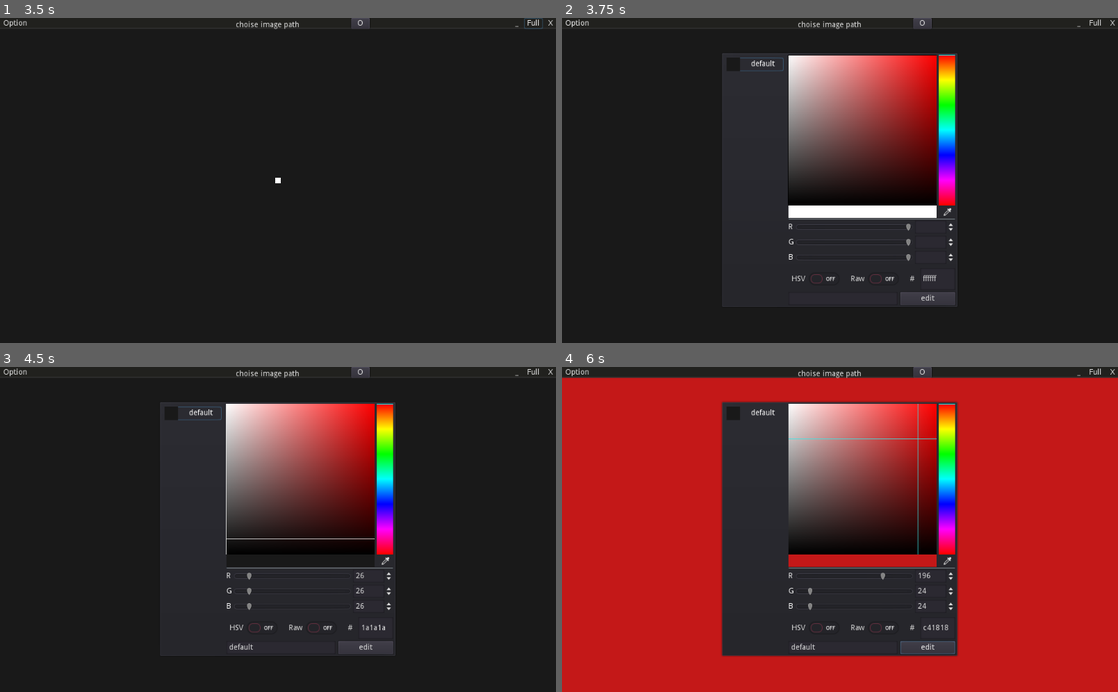
Above: before the commit, frames 1-4 (two rows, left to right).
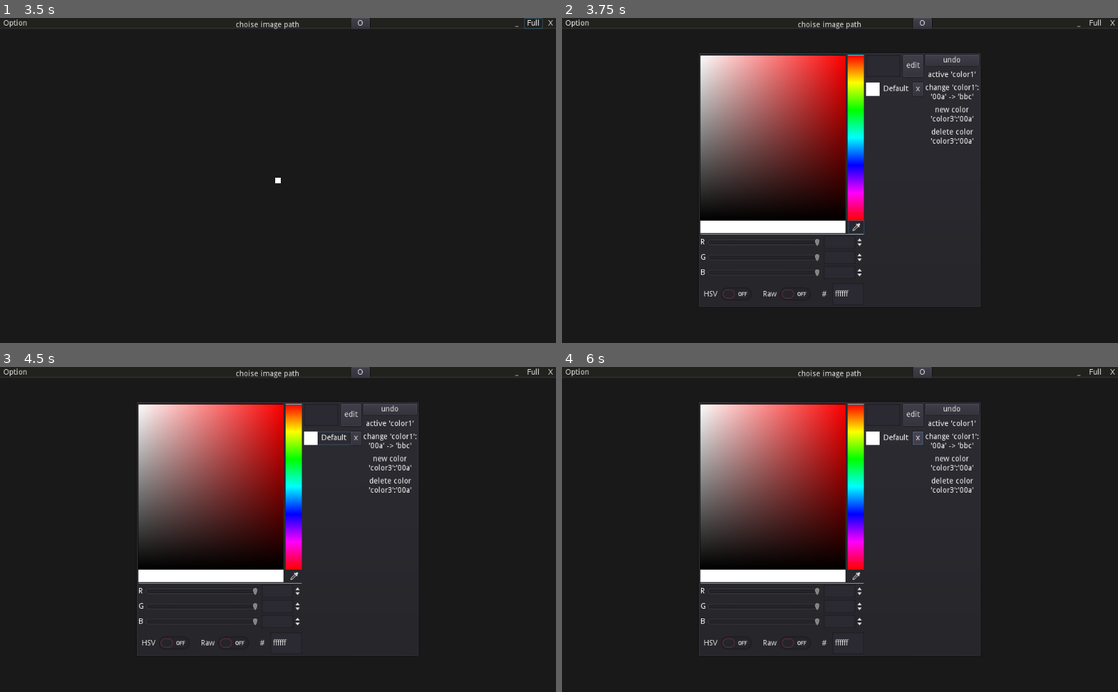
Above: after the commit, the same moments.

Repository: hpn33/manga-reader-by-godot-
Game: Godot game, scene res://scene/Main.tscn
The game is run twice, just before and just after one commit, with the same random seed, the same clock (stepped at 60 frames per second) and the same inputs.
Inputs (mouse positions are in pixels of both pictures, inside the frame that each line leads up to; where the layout moved, square brackets give the same spot in the first picture):
- Up to frame 1 (3.5 s): click "choise image path" at 0.5 s; click "O" at 1.25 s; click "_" at 2 s; click "Full" at 2.75 s
- Up to frame 2 (3.75 s): click "Option" at 3.5 s
- Up to frame 3 (4.5 s): click (333, 438) [194, 412] at 4.25 s
- Up to frame 4 (6 s): click "edit" at 5 s; click (917, 438) at 5.75 s, where only the run after the commit has a clickable "x"

Frame 1 is identical in both runs. In frame 2, 24% of the frame differs, in the area x 24-76%, y 10-89%; in frame 3, 23%; in frame 4, 85%, in the area x 0-100%, y 3-100%.
Error in both runs: Trying to assign value of type 'MenuButton' to a variable of type 'Label'. (res://scene/ui/TitleBar/TitleBar.gd:3)

Commit message:
update color panel UI

Diff:
--- a/object/ColorPicker/ColorHolder/ColorHolder.tscn
+++ b/object/ColorPicker/ColorHolder/ColorHolder.tscn
@@ -5,7 +5,7 @@
 [node name="ColorHolder" type="Button"]
 anchor_right = 1.0
 anchor_bottom = 1.0
-margin_right = -1012.0
+margin_right = -778.0
 margin_bottom = -575.0
 rect_min_size = Vector2( 105, 25 )
 flat = true
@@ -15,25 +15,36 @@
 }
 
 [node name="hBox" type="HBoxContainer" parent="."]
-margin_right = 105.0
-margin_bottom = 25.0
+anchor_right = 1.0
+anchor_bottom = 1.0
 size_flags_horizontal = 3
 __meta__ = {
 "_edit_use_anchors_": false
 }
 
-[node name="Color" type="ColorRect" parent="hBox"]
-margin_right = 25.0
+[node name="CenterContainer" type="CenterContainer" parent="hBox"]
+margin_right = 54.0
+margin_bottom = 25.0
+size_flags_horizontal = 3
+
+[node name="Color" type="ColorRect" parent="hBox/CenterContainer"]
+margin_left = 14.0
+margin_right = 39.0
 margin_bottom = 25.0
 rect_min_size = Vector2( 25, 25 )
-size_flags_horizontal = 3
 
 [node name="Label" type="Label" parent="hBox"]
-margin_left = 29.0
+margin_left = 58.0
 margin_top = 5.0
-margin_right = 105.0
+margin_right = 222.0
 margin_bottom = 19.0
 size_flags_horizontal = 3
 size_flags_stretch_ratio = 3.0
 text = "Default"
 align = 1
+
+[node name="Delete" type="Button" parent="hBox"]
+margin_left = 226.0
+margin_right = 245.0
+margin_bottom = 25.0
+text = "x"
--- a/object/ColorPicker/ColorPicker.tscn
+++ b/object/ColorPicker/ColorPicker.tscn
@@ -1,11 +1,11 @@
-[gd_scene load_steps=4 format=2]
+[gd_scene load_steps=3 format=2]
 
 [ext_resource path="res://object/ColorPicker/ColorHolder/ColorHolder.tscn" type="PackedScene" id=1]
 [ext_resource path="res://object/ColorPicker/ColorPicker.gd" type="Script" id=2]
-[ext_resource path="res://object/ColorPicker/ColorList.gd" type="Script" id=3]
 
 [node name="ColorPicker" type="PopupPanel"]
-margin_right = 435.0
+visible = true
+margin_right = 715.0
 margin_bottom = 470.0
 script = ExtResource( 2 )
 __meta__ = {
@@ -23,46 +23,10 @@
 "_edit_use_anchors_": false
 }
 
-[node name="ColorList" type="MarginContainer" parent="HBoxContainer"]
-margin_right = 115.0
+[node name="ColorPicker" type="ColorPicker" parent="HBoxContainer"]
+margin_right = 308.0
 margin_bottom = 462.0
 size_flags_horizontal = 3
-custom_constants/margin_right = 5
-custom_constants/margin_top = 5
-custom_constants/margin_left = 5
-custom_constants/margin_bottom = 5
-script = ExtResource( 3 )
-
-[node name="vBox" type="VBoxContainer" parent="HBoxContainer/ColorList"]
-margin_left = 5.0
-margin_top = 5.0
-margin_right = 110.0
-margin_bottom = 457.0
-size_flags_horizontal = 3
-custom_constants/separation = 10
-__meta__ = {
-"_edit_use_anchors_": false
-}
-
-[node name="ColorHolder" parent="HBoxContainer/ColorList/vBox" instance=ExtResource( 1 )]
-anchor_right = 0.0
-anchor_bottom = 0.0
-margin_right = 105.0
-margin_bottom = 25.0
-
-[node name="VBoxContainer" type="VBoxContainer" parent="HBoxContainer"]
-margin_left = 119.0
-margin_right = 427.0
-margin_bottom = 462.0
-size_flags_horizontal = 3
-size_flags_stretch_ratio = 50.0
-
-[node name="ColorPicker" type="ColorPicker" parent="HBoxContainer/VBoxContainer"]
-margin_left = 4.0
-margin_top = 4.0
-margin_right = 4.0
-margin_bottom = 4.0
-size_flags_vertical = 3
 edit_alpha = false
 presets_enabled = false
 presets_visible = false
@@ -70,23 +34,114 @@
 "_edit_use_anchors_": false
 }
 
-[node name="HBoxContainer" type="HBoxContainer" parent="HBoxContainer/VBoxContainer"]
-margin_top = 438.0
-margin_right = 308.0
+[node name="Colors" type="VBoxContainer" parent="HBoxContainer"]
+margin_left = 312.0
+margin_right = 507.0
 margin_bottom = 462.0
+size_flags_horizontal = 3
+custom_constants/separation = 10
+__meta__ = {
+"_edit_use_anchors_": false
+}
+
+[node name="Edit" type="HBoxContainer" parent="HBoxContainer/Colors"]
+margin_right = 195.0
+margin_bottom = 41.0
+size_flags_vertical = 3
 custom_constants/separation = 5
 
-[node name="Title" type="LineEdit" parent="HBoxContainer/VBoxContainer/HBoxContainer"]
-margin_right = 202.0
-margin_bottom = 24.0
+[node name="Title" type="LineEdit" parent="HBoxContainer/Colors/Edit"]
+margin_right = 126.0
+margin_bottom = 41.0
 size_flags_horizontal = 3
 size_flags_stretch_ratio = 2.0
 
-[node name="Edit" type="Button" parent="HBoxContainer/VBoxContainer/HBoxContainer"]
-margin_left = 207.0
-margin_right = 308.0
-margin_bottom = 24.0
+[node name="Btn" type="Button" parent="HBoxContainer/Colors/Edit"]
+margin_left = 131.0
+margin_right = 195.0
+margin_bottom = 41.0
 size_flags_horizontal = 3
 text = "edit"
-[connection signal="color_changed" from="HBoxContainer/VBoxContainer/ColorPicker" to="." method="_on_ColorPicker_color_changed"]
-[connection signal="pressed" from="HBoxContainer/VBoxContainer/HBoxContainer/Edit" to="." method="_on_Edit_pressed"]
+
+[node name="vBox" type="VBoxContainer" parent="HBoxContainer/Colors"]
+margin_top = 51.0
+margin_right = 195.0
+margin_bottom = 462.0
+size_flags_vertical = 3
+size_flags_stretch_ratio = 10.0
+custom_constants/separation = 10
+__meta__ = {
+"_edit_use_anchors_": false
+}
+
+[node name="ColorHolder" parent="HBoxContainer/Colors/vBox" instance=ExtResource( 1 )]
+anchor_right = 0.0
+anchor_bottom = 0.0
+margin_right = 195.0
+margin_bottom = 25.0
+
+[node name="Actions" type="VBoxContainer" parent="HBoxContainer"]
+margin_left = 511.0
+margin_right = 707.0
+margin_bottom = 462.0
+size_flags_horizontal = 3
+custom_constants/separation = 10
+__meta__ = {
+"_edit_use_anchors_": false
+}
+
+[node name="undo" type="Button" parent="HBoxContainer/Actions"]
+margin_right = 196.0
+margin_bottom = 20.0
+text = "undo"
+
+[node name="list" type="VBoxContainer" parent="HBoxContainer/Actions"]
+margin_top = 30.0
+margin_right = 196.0
+margin_bottom = 462.0
+size_flags_horizontal = 3
+size_flags_vertical = 3
+custom_constants/separation = 10
+__meta__ = {
+"_edit_use_anchors_": false
+}
+
+[node name="Label" type="Label" parent="HBoxContainer/Actions/list"]
+margin_right = 196.0
+margin_bottom = 14.0
+size_flags_horizontal = 3
+text = "active 'color1'"
+align = 1
+valign = 1
+
+[node name="Label2" type="Label" parent="HBoxContainer/Actions/list"]
+margin_top = 24.0
+margin_right = 196.0
+margin_bottom = 55.0
+size_flags_horizontal = 3
+text = "change 'color1':
+'00a' -> 'bbc'"
+align = 1
+valign = 1
+
+[node name="Label3" type="Label" parent="HBoxContainer/Actions/list"]
+margin_top = 65.0
+margin_right = 196.0
+margin_bottom = 96.0
+size_flags_horizontal = 3
+text = "new color
+'color3':'00a'"
+align = 1
+valign = 1
+
+[node name="Label4" type="Label" parent="HBoxContainer/Actions/list"]
+margin_top = 106.0
+margin_right = 196.0
+margin_bottom = 137.0
+size_flags_horizontal = 3
+text = "delete color
+'color3':'00a'"
+align = 1
+valign = 1
+[connection signal="color_changed" from="HBoxContainer/ColorPicker" to="." method="_on_ColorPicker_color_changed"]
+[connection signal="pressed" from="HBoxContainer/Colors/Edit/Btn" to="." method="_on_Edit_pressed"]
